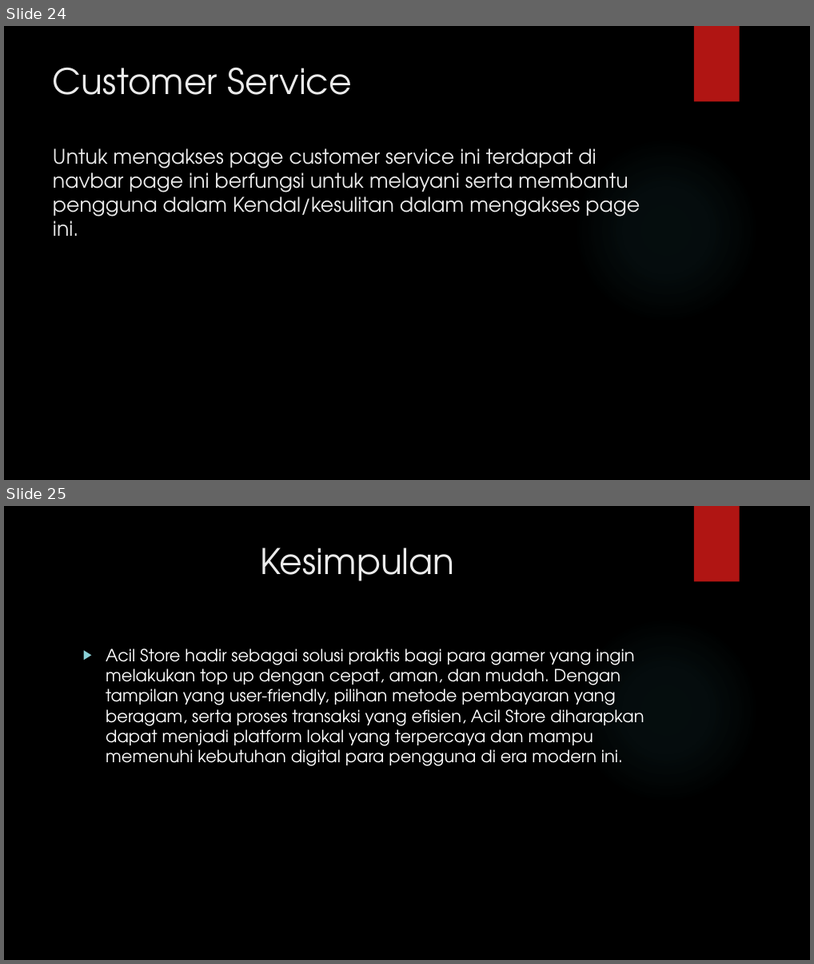
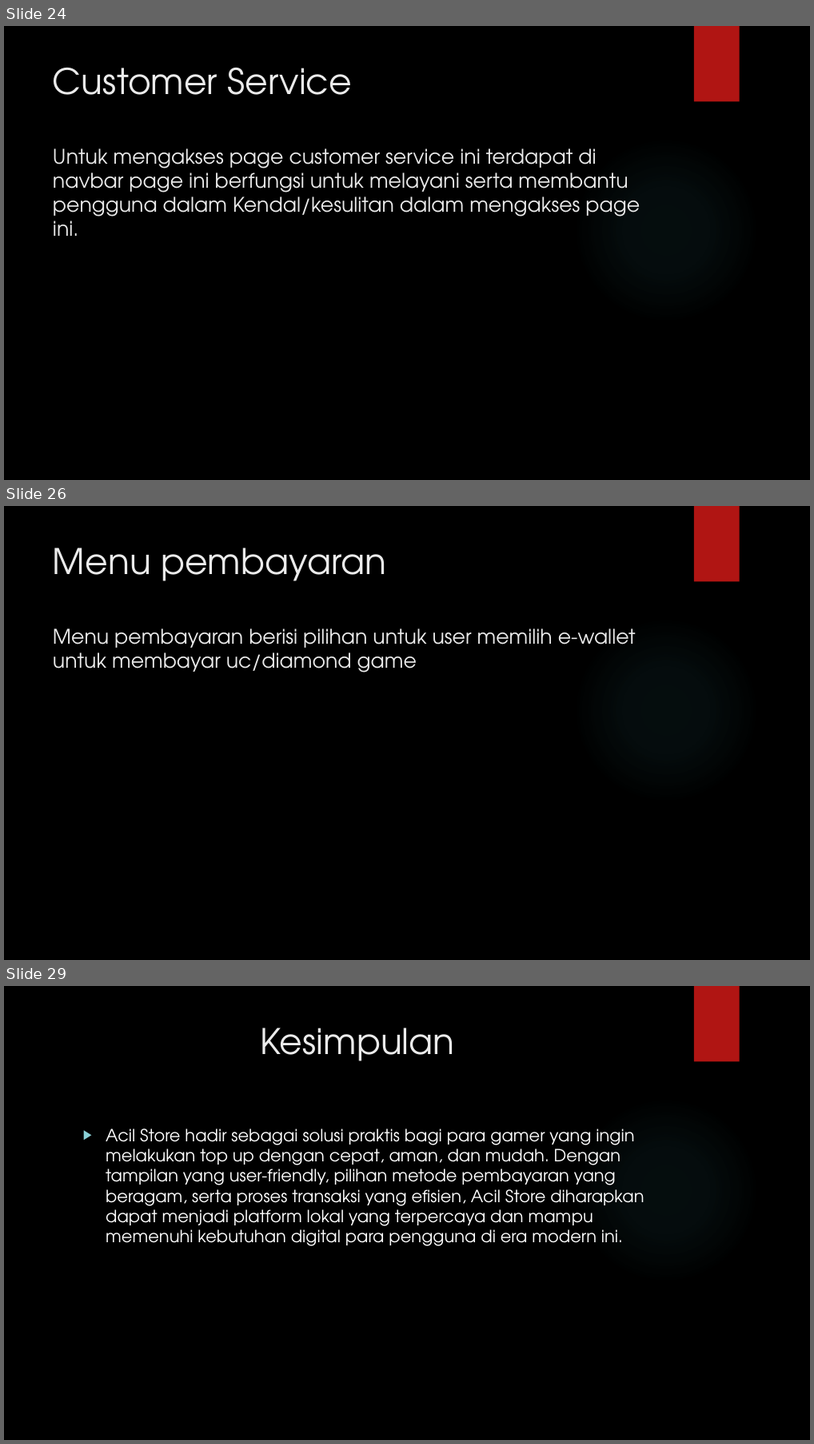
Before and after one commit to pedee13/kelompok3-X-TJKT, a slide deck: laporan ppt/Kelompok 3.pptx. Shown one above the other, each under a label of ours: slides 24 and 25 before the commit, slides 24, 26 and 29 after it; the slides between them are not shown. The pictures are 814x964 and 814x1444 pixels, drawn with LibreOffice and Linux fonts; fonts in the diff are those of the drawing; background and template pictures are left out. Boxes give left, top, right and bottom in pixels: in the first picture for what was removed or moved away, otherwise in the second. Text is boxed around its words. In the diff, an @@ line names an element or a change of style, - is before the commit and + after.

```diff
--- a/laporan ppt/Kelompok 3.pptx
+++ b/laporan ppt/Kelompok 3.pptx
@@ slide 26 added at bbox=[4, 506, 810, 960], background picture (left out); not listed: 2 template elements that a slide beside it also shows @@
@@ title added at bbox=[53, 548, 636, 672], 24 pt, text #EBEBEB @@
+Menu pembayaran
+Menu pembayaran berisi pilihan untuk user memilih e-wallet untuk membayar uc/diamond game
@@ what was slide 25 is now slide 29 @@
```
Also in this commit, not shown: 1 slide changed, 3 other slides added, 9 other files.
